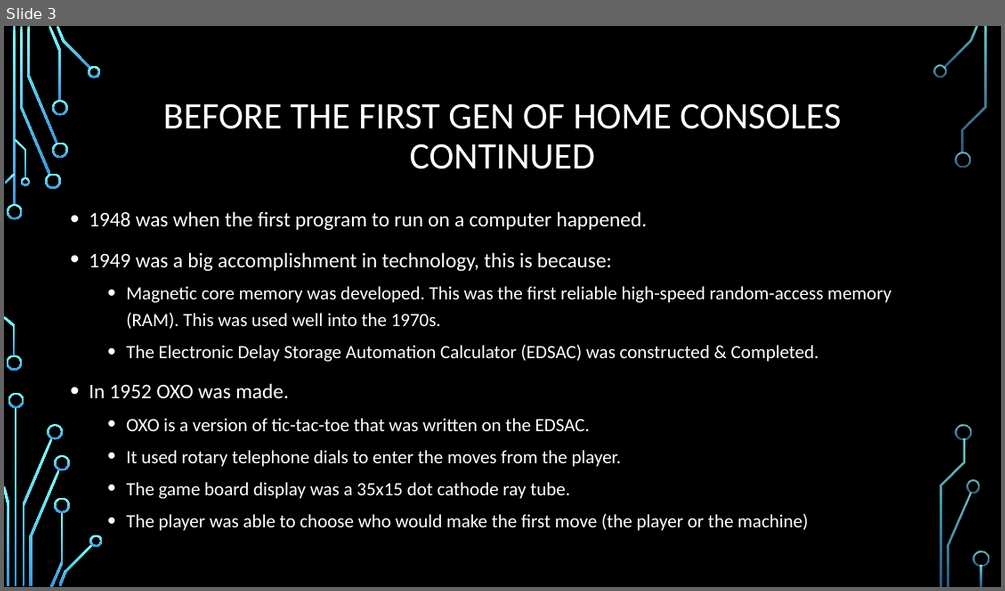
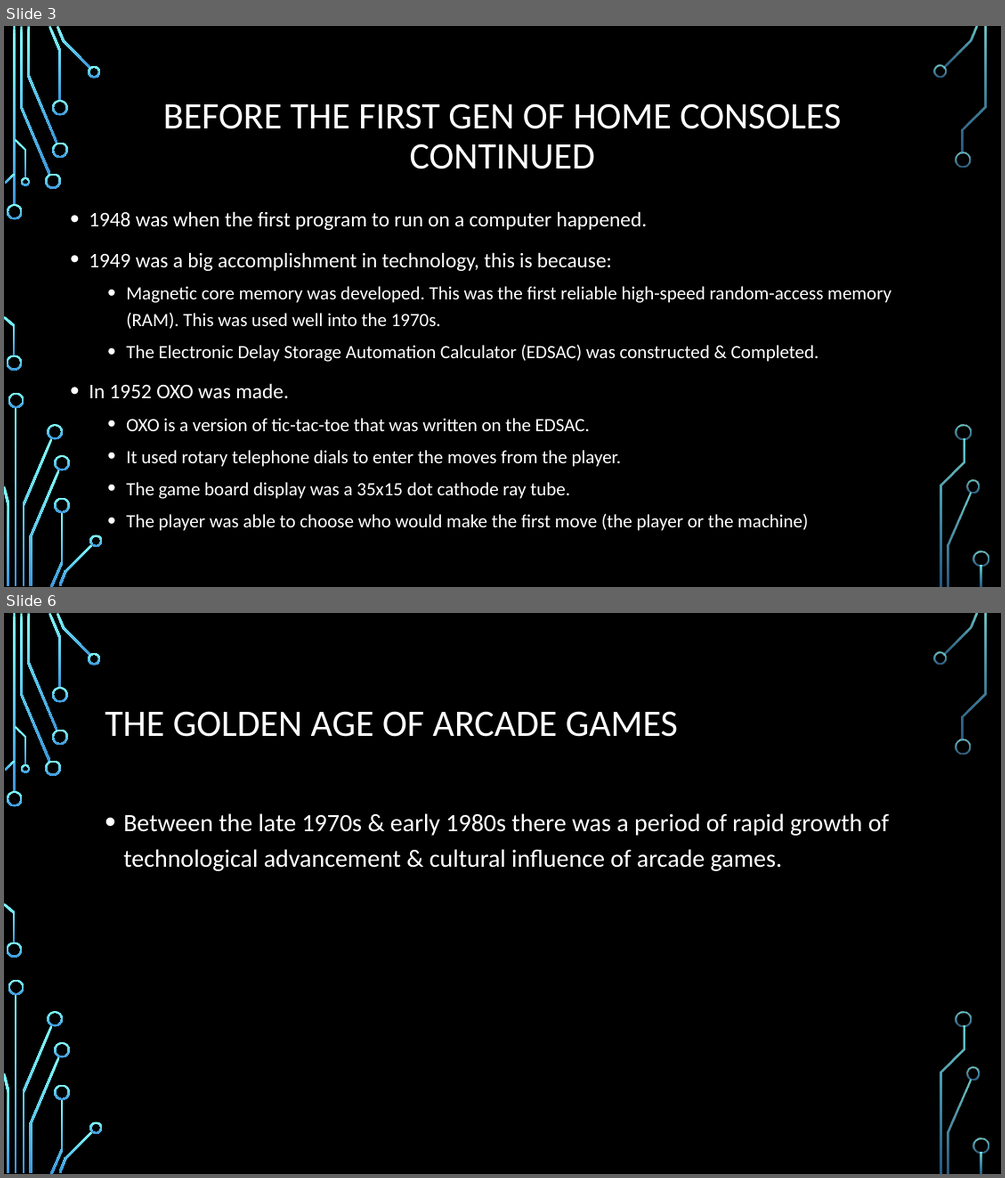
Before and after one commit to Stampard0/Assessments, a slide deck: Informational Technology (Game Design)/Part 1 Redo/Cluster - Introduction to Game Design/AT04/AT04 Video Game History By Richard Pountney.pptx. Shown one above the other, each under a label of ours: slide 3 before the commit, slides 3 and 6 after it; the slides between them are not shown. The pictures are 1005x591 and 1005x1178 pixels, drawn with LibreOffice and Linux fonts; fonts in the diff are those of the drawing; background and template pictures are left out. Boxes give left, top, right and bottom in pixels: in the first picture for what was removed or moved away, otherwise in the second. Text is boxed around its words. In the diff, an @@ line names an element or a change of style, - is before the commit and + after.

```diff
--- a/Informational Technology (Game Design)/Part 1 Redo/Cluster - Introduction to Game Design/AT04/AT04 Video Game History By Richard Pountney.pptx
+++ b/Informational Technology (Game Design)/Part 1 Redo/Cluster - Introduction to Game Design/AT04/AT04 Video Game History By Richard Pountney.pptx
@@ slide 6 added at (4, 613, 1001, 1174), background picture (left out); not listed: 36 template elements that a slide beside it also shows @@
@@ title added at (105, 711, 678, 737), 36 pt, text #FFFFFF @@
+THE GOLDEN AGE OF ARCADE GAMES
@@ text added at (123, 813, 889, 871), 24 pt, text #FFFFFF @@
+• Between the late 1970s & early 1980s there was a period of rapid growth of technological advancement & cultural influence of arcade games.
```
Also in this commit, not shown: 2 slides changed, 10 other slides added.
